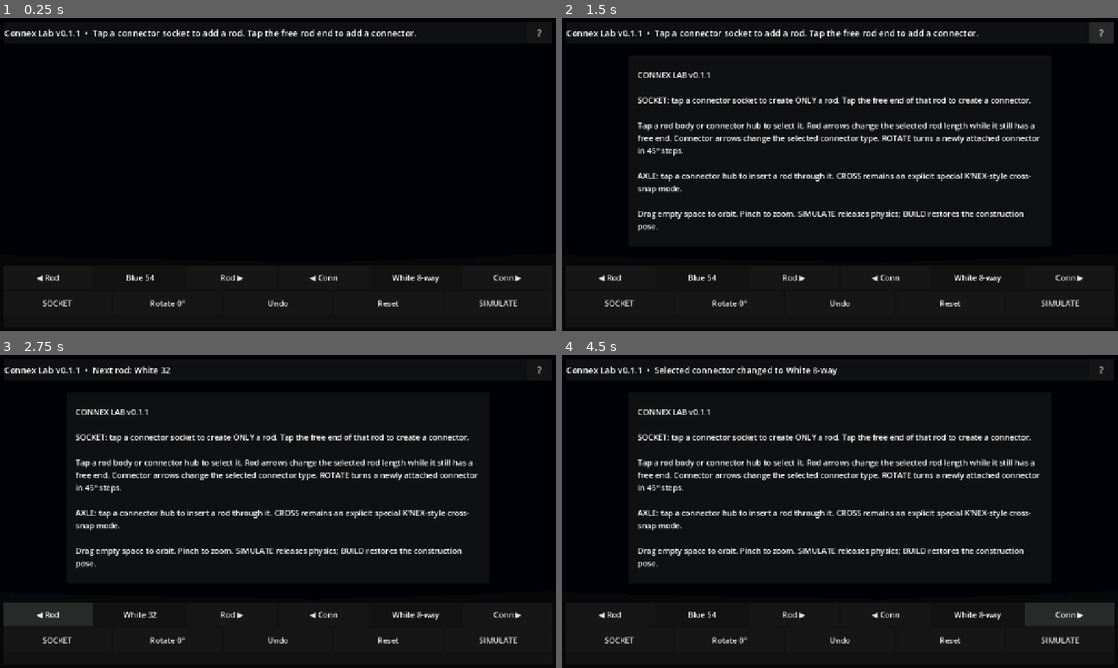
Above: before the commit, frames 1-4 (two rows, left to right).
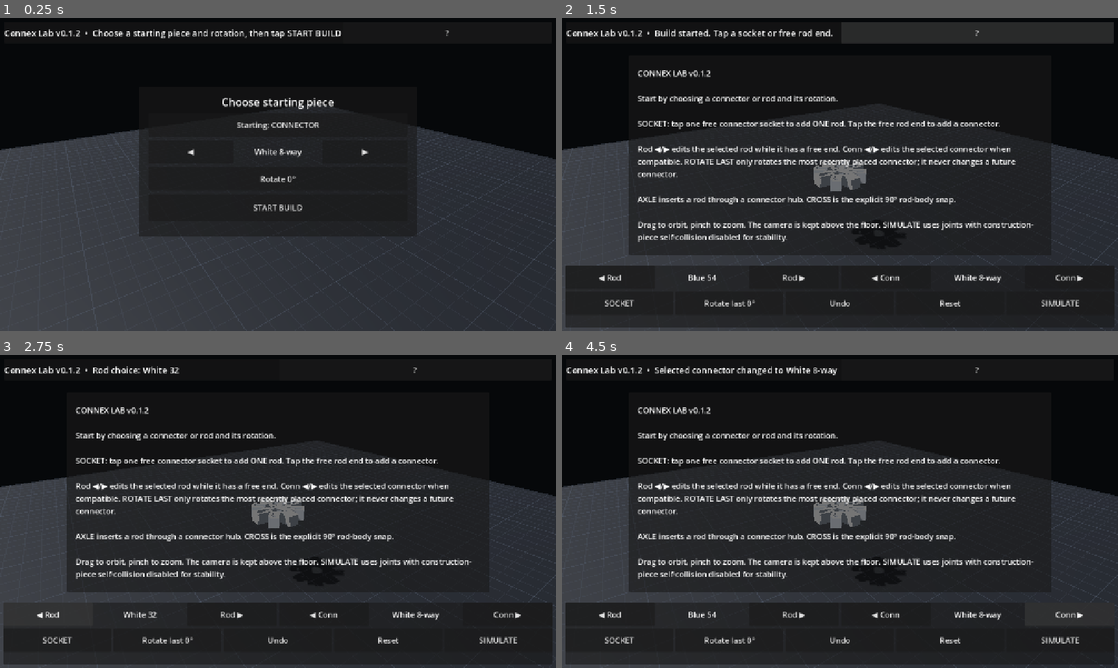
Above: after the commit, the same moments.

Repository: pixel375/connex
Game: Godot game, scene res://Main.tscn
The game is run twice, just before and just after one commit, with the same random seed, the same clock (stepped at 60 frames per second) and the same inputs.
Inputs (mouse positions are in pixels of both pictures, inside the frame that each line leads up to):
- Up to frame 1 (0.25 s): no input
- Up to frame 2 (1.5 s): click (840, 208) at 0.5 s, where only the run after the commit has a clickable "START BUILD"; click "?" at 1.25 s
- Up to frame 3 (2.75 s): click "◀ Rod" at 2 s
- Up to frame 4 (4.5 s): click "Rod ▶" at 2.75 s; click "◀ Conn" at 3.5 s; click "Conn ▶" at 4.25 s

The runs differ from the first frame. In frame 1, 66% of the frame differs, in the area x 0-100%, y 3-100%; in frame 2, 33%; in frame 3, 30%; in frame 4, 30%.

Commit message:
chore: switch main scene to v0.1.2 controller

Diff:
--- a/Main.tscn
+++ b/Main.tscn
@@ -1,6 +1,6 @@
 [gd_scene load_steps=2 format=3]
 
-[ext_resource type="Script" path="res://scripts/main.gd" id="1_main"]
+[ext_resource type="Script" path="res://scripts/main_v012.gd" id="1_main"]
 
 [node name="Main" type="Node3D"]
 script = ExtResource("1_main")
